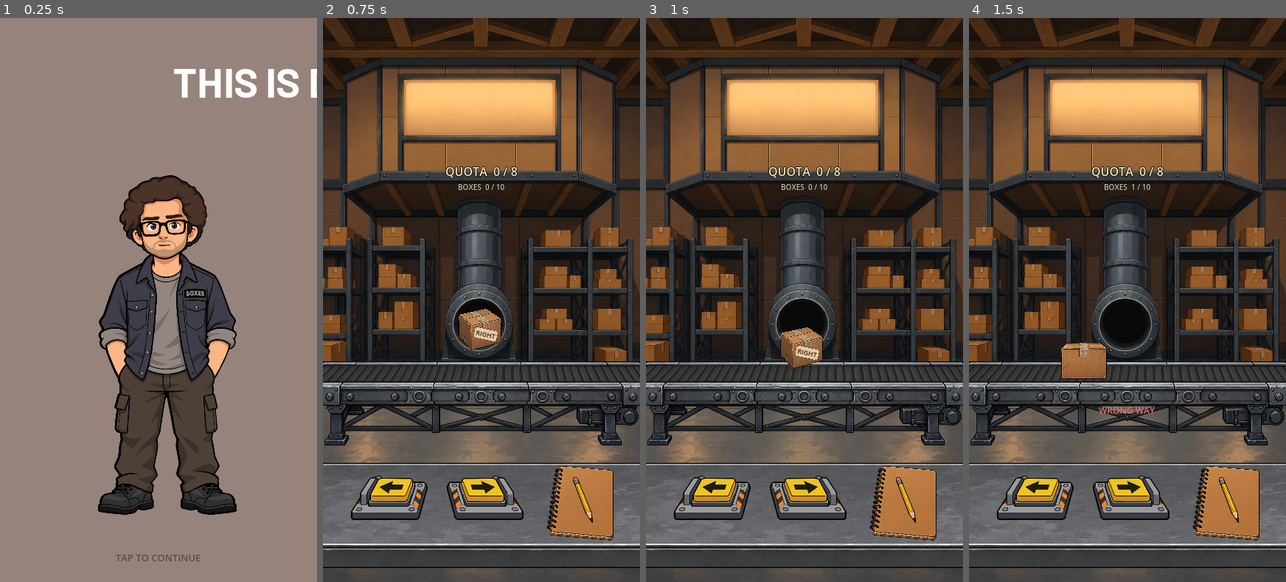
Above: before the commit, frames 1-4 (left to right).
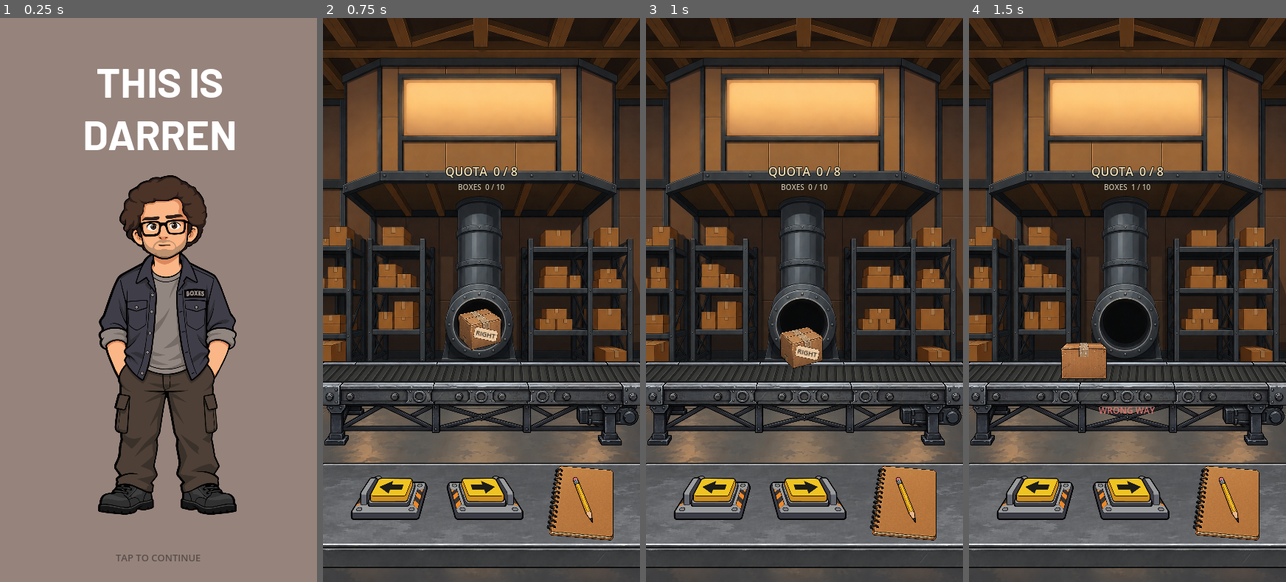
Above: after the commit, the same moments.

Repository: patrickcallahancomedy/comedian
Game: Godot game, scene res://scenes/story/story_sequence.tscn
Two runs of this game, one before a commit and one after it. Both use one fixed random seed, a clock stepped at 60 frames per second and the inputs below.
Inputs (mouse positions are in pixels of both pictures, inside the frame that each line leads up to):
- Up to frame 1 (0.25 s): no input
- Up to frame 2 (0.75 s): tap Enter (ui_accept) at 0.5 s; move the mouse to (551, 271) at 0.52 s; click (551, 271) at 0.67 s
- Up to frame 3 (1 s): tap Enter (ui_accept) at 0.77 s
- Up to frame 4 (1.5 s): click (1038, 491) at 1.25 s

The runs differ from the first frame. In frame 1, 3.3% of the frame differs, in the area x 26-100%, y 9-24%; in frame 2, nothing differs; in frame 3, nothing differs; in frame 4, nothing differs.

Commit message:
Fix page 1 headline layout after TextLayer normalization

Diff:
--- a/godot/scenes/story/pages/01_darren_intro.tscn
+++ b/godot/scenes/story/pages/01_darren_intro.tscn
@@ -96,8 +96,8 @@
 anchor_bottom = 1.0
 offset_left = 22.0
 offset_top = 52.0
-offset_right = 412.0
-offset_bottom = 192.0
+offset_right = -18.0
+offset_bottom = -572.0
 grow_horizontal = 2
 grow_vertical = 2
 theme_override_fonts/font = ExtResource("3_b60eo")
